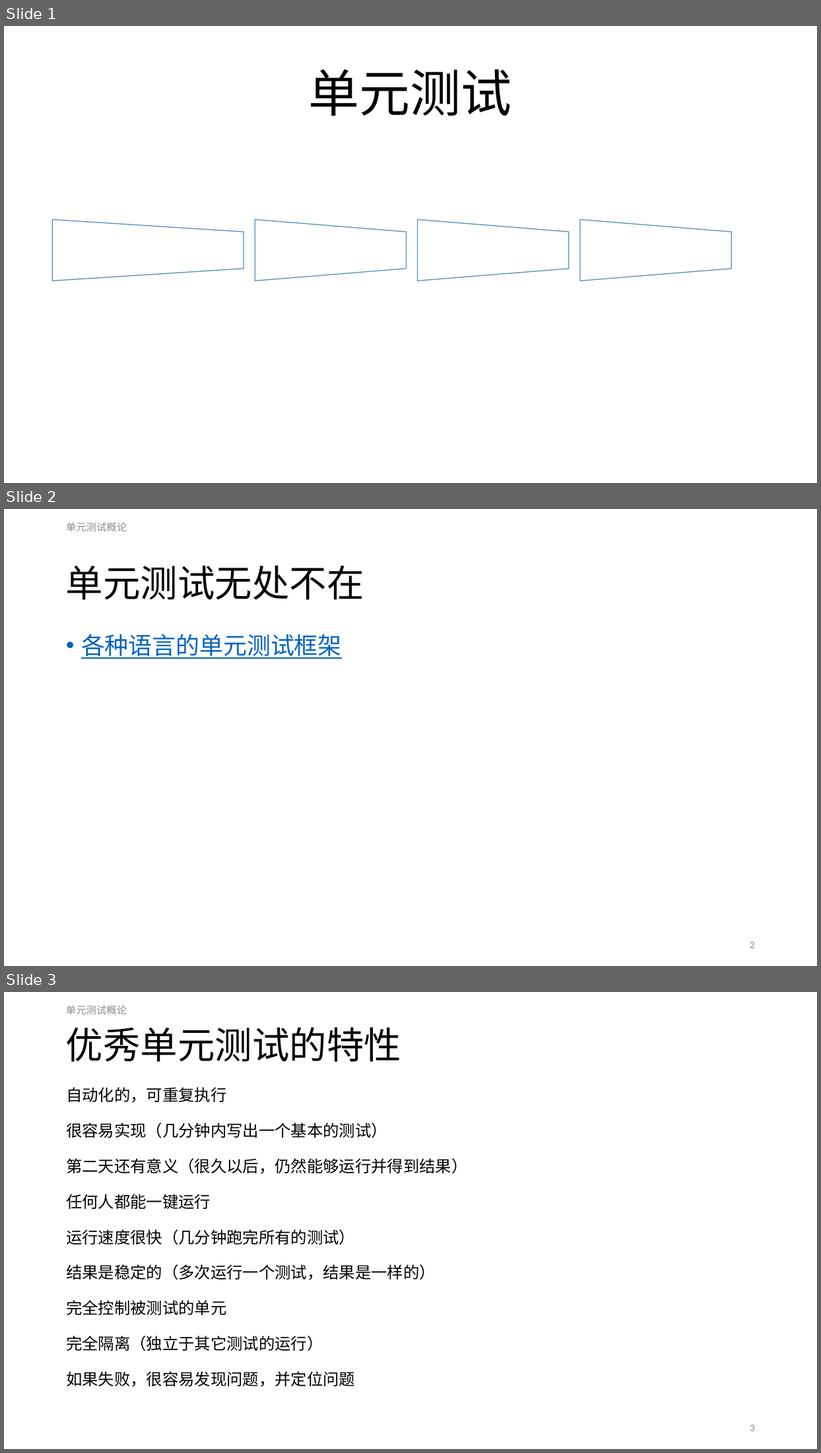
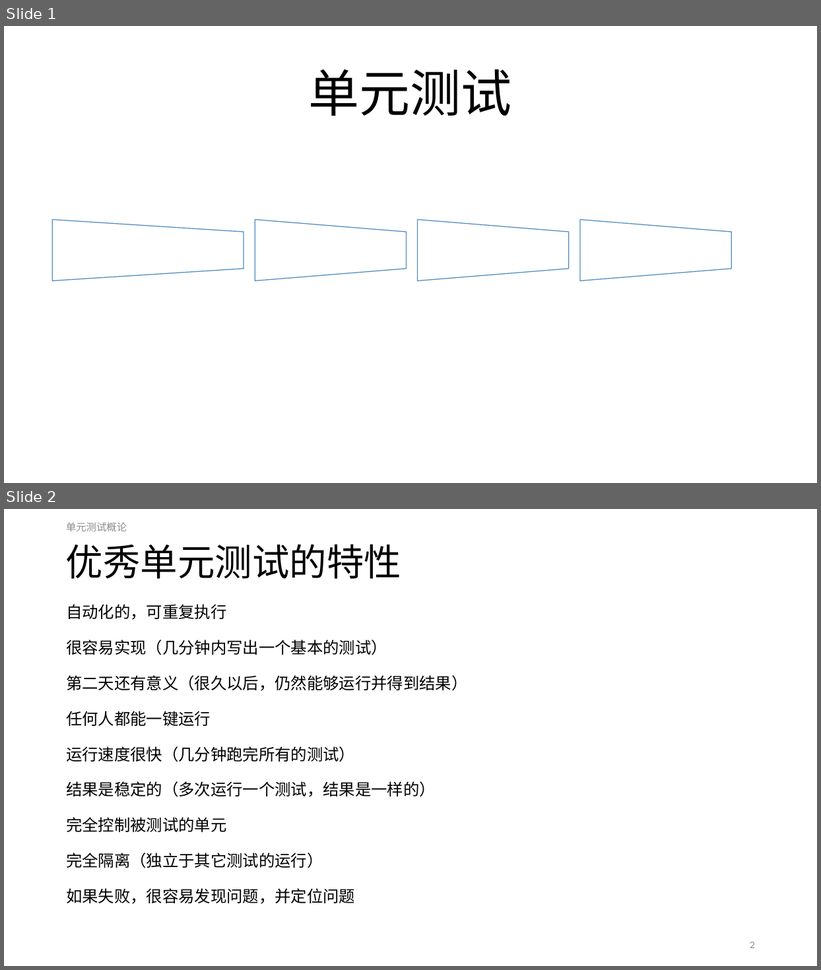
Before and after one commit to ReganHe/SharpUnitTest, a slide deck: MyUnitTest/Document/单元测试.pptx. Shown one above the other, each under a label of ours: slides 1, 2 and 3 before the commit, slides 1 and 2 after it. The pictures are 821x1453 and 821x970 pixels, drawn with LibreOffice and Linux fonts; fonts in the diff are those of the drawing. Boxes give left, top, right and bottom in pixels: in the first picture for what was removed or moved away, otherwise in the second. Text is boxed around its words. In the diff, an @@ line names an element or a change of style, - is before the commit and + after.

```diff
--- a/MyUnitTest/Document/单元测试.pptx
+++ b/MyUnitTest/Document/单元测试.pptx
@@ slide 2 removed at bbox=[4, 509, 817, 966], background #FFFFFF @@
@@ text removed at bbox=[66, 522, 127, 531] @@
-单元测试概论
@@ title removed at bbox=[66, 565, 364, 600] @@
-单元测试无处不在
@@ text removed at bbox=[81, 634, 342, 659] @@
-• 各种语言的单元测试框架
@@ page number removed at bbox=[750, 942, 755, 949] @@
-2
@@ what was slide 3 is now slide 2 @@
@@ page number at bbox=[750, 942, 755, 949]: text changed @@
-3
+2
```
Also in this commit, not shown: 2 slides changed, 2 slides added.
